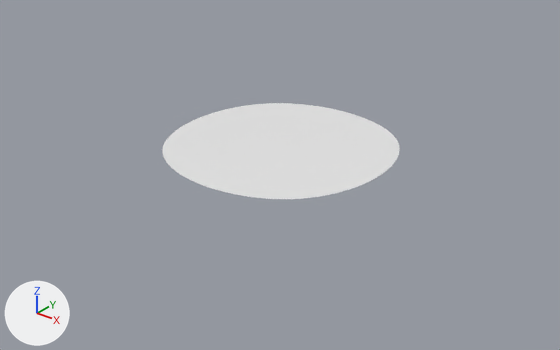
A saved change to the FBX model GameJam_LD52/Assets/Meshes/Water_Plane.fbx.
Camera for both pictures: a 50 mm camera at (27.3, -34.2, 19.1) aimed at (0.4, -0.7, -1.7). Every picture has the same lights, and +X, +Y and +Z are marked at lower left. Where no turn or scale is listed for an object, it has been applied to the vertices.

Objects in the first picture: 'Water_Plane'.
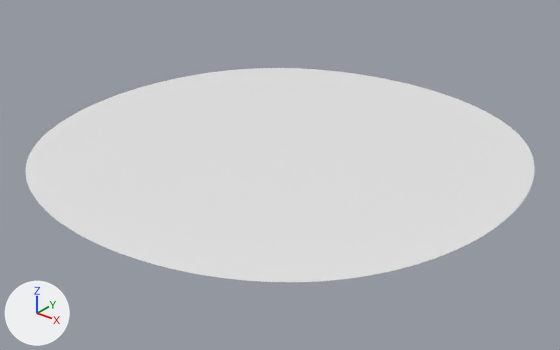
Where the change shows, as pixel boxes [x1, y1, x2, y2] in the pictures (560 x 350 px):
'Water_Plane', reshaped (114% wider, 122% taller)
    before: [162, 103, 400, 199]
    after: [25, 68, 535, 282]
part 1 of me_plane_003, added
    after: [25, 68, 535, 282]

The edits, one by one:
me_plane_003 is used by ob_water_plane; location (0.0, 0.0, 0.0).
me_plane_003 had 3009 vertices, 2944 faces and spanned x -7.04..7.04, y -7.04..7.04, z 0.0.
me_plane_003 now has 3137 vertices, 3072 faces and spans x -14.72..14.72, y -14.72..14.72, z 0.0.
Part 1, on me_plane_003:
128 vertices are added at x -14.72..14.72, y -14.72..14.72, z 0.0.
128 new faces join them.
